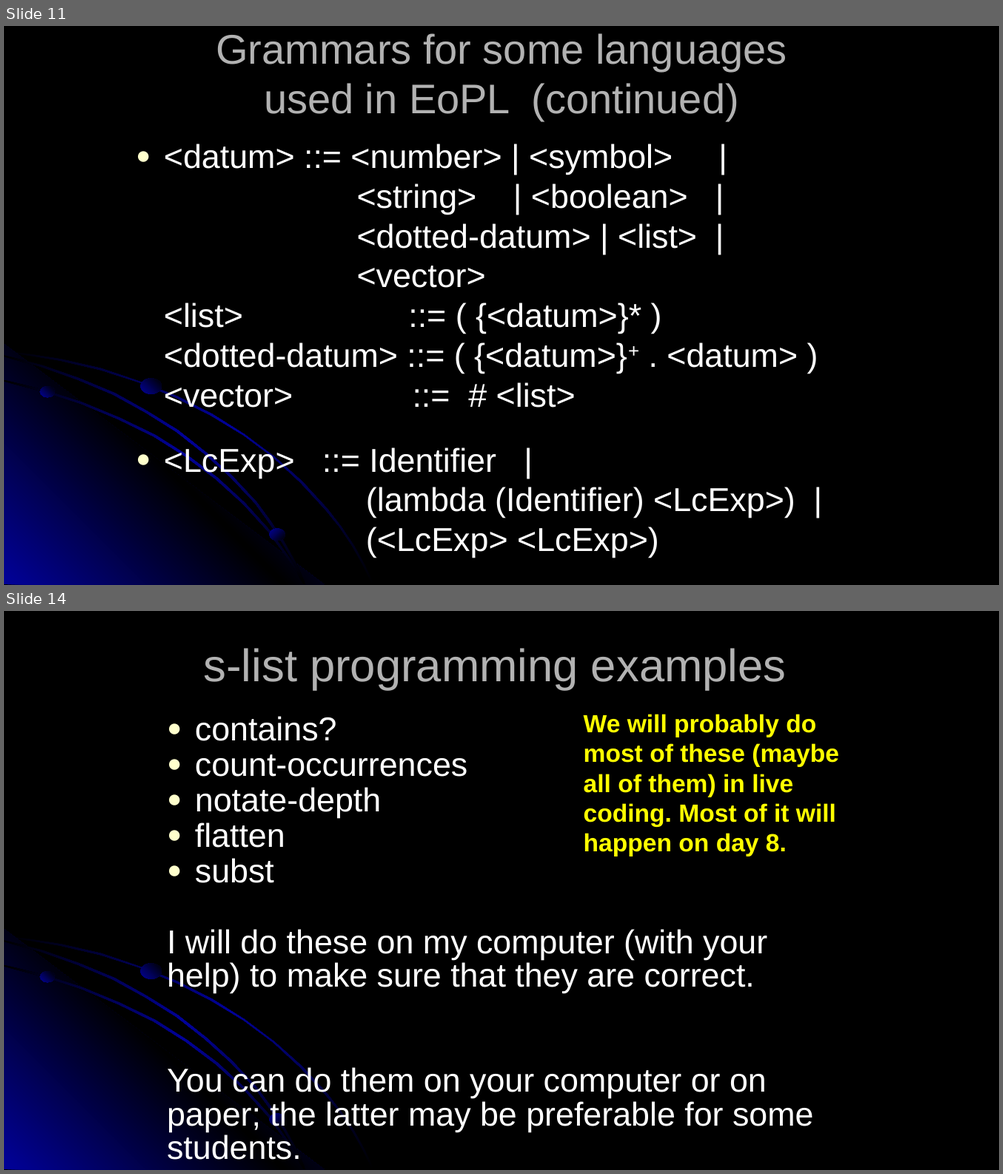
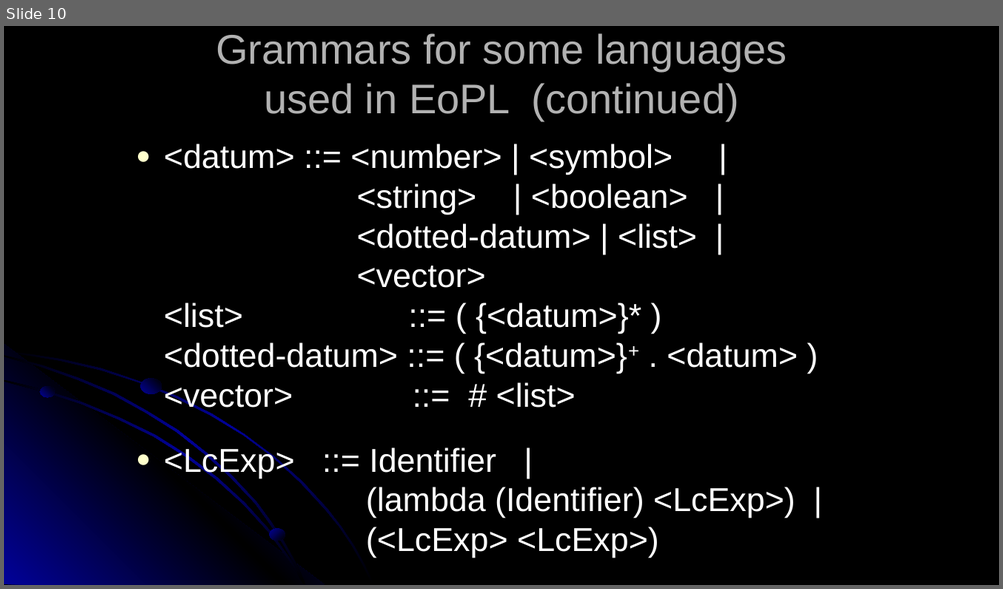
Before and after one commit to RHIT-CSSE/csse304, a slide deck: ClassMaterials/GrammarsAndLanguages/GrammarsAndLanguages.pptx. Shown one above the other, each under a label of ours: slides 11 and 14 before the commit, slide 10 after it; the slides between them are not shown. The pictures are 1003x1174 and 1003x589 pixels, drawn with LibreOffice and Linux fonts; fonts in the diff are those of the drawing. Boxes give left, top, right and bottom in pixels: in the first picture for what was removed or moved away, otherwise in the second. Text is boxed around its words. In the diff, an @@ line names an element or a change of style, - is before the commit and + after.

```diff
--- a/ClassMaterials/GrammarsAndLanguages/GrammarsAndLanguages.pptx
+++ b/ClassMaterials/GrammarsAndLanguages/GrammarsAndLanguages.pptx
@@ slide 14 removed at box(4, 611, 999, 1170), background #000000; not listed: 7 template elements that a slide beside it also shows @@
@@ title removed at box(204, 648, 786, 690) @@
-s-list programming examples
@@ text removed at box(167, 716, 814, 1160) @@
-● contains?
-● count-occurrences
-● notate-depth
-● flatten
-● subst
-I will do these on my computer (with your help) to make sure that they are correct.
-You can do them on your computer or on paper; the latter may be preferable for some students.
@@ text removed at box(583, 714, 839, 857) @@
-We will probably do most of these (maybe all of them) in live coding. Most of it will happen on day 8.
@@ what was slide 11 is now slide 10 @@
```
Also in this commit, not shown: 2 slides changed, 1 slide added, 4 other slides removed, 1 other file.
